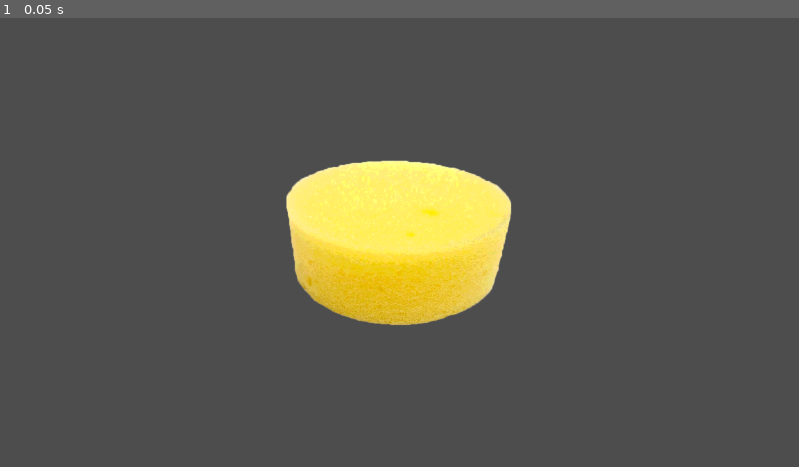
Above: before the commit, frame 1.
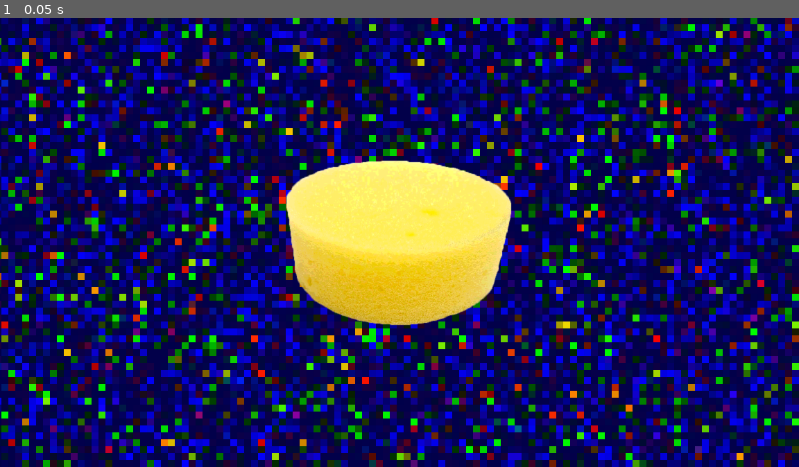
Above: after the commit, the same moment.

Repository: Indivicivet/spunj
Game: Godot game, scene res://scenes/game.tscn
Same seed, same stepped clock (60 frames per second), same inputs: the game is played once before the commit and once after it.
Inputs:
- Up to frame 1 (0.05 s): no input

The runs differ from the first frame. In frame 1, 92% of the frame differs, in the area x 0-100%, y 0-100%.

Commit message:
add backgruond

Diff:
--- a/GodotProject/scenes/game.tscn
+++ b/GodotProject/scenes/game.tscn
@@ -1,6 +1,7 @@
-[gd_scene load_steps=2 format=3 uid="uid://dh7udynsajuoj"]
+[gd_scene load_steps=3 format=3 uid="uid://dh7udynsajuoj"]
 
 [ext_resource type="PackedScene" uid="uid://cgq2xtrpxxccg" path="res://scenes/adspunjerer.tscn" id="1_k7ioq"]
+[ext_resource type="Texture2D" uid="uid://dxkg2qi17me0b" path="res://assets/sprites/the_phototropical_above_0001.png" id="2_eifmi"]
 
 [node name="Game" type="Node2D"]
 
@@ -8,3 +9,10 @@
 
 [node name="Camera2D" type="Camera2D" parent="."]
 zoom = Vector2(0.5, 0.5)
+
+[node name="bg" type="Sprite2D" parent="."]
+z_index = -10
+texture_filter = 1
+position = Vector2(32, -191)
+scale = Vector2(19.9843, 19.9843)
+texture = ExtResource("2_eifmi")
Not shown, added: GodotProject/assets/sprites/the_phototropical_above_0001.png.import
